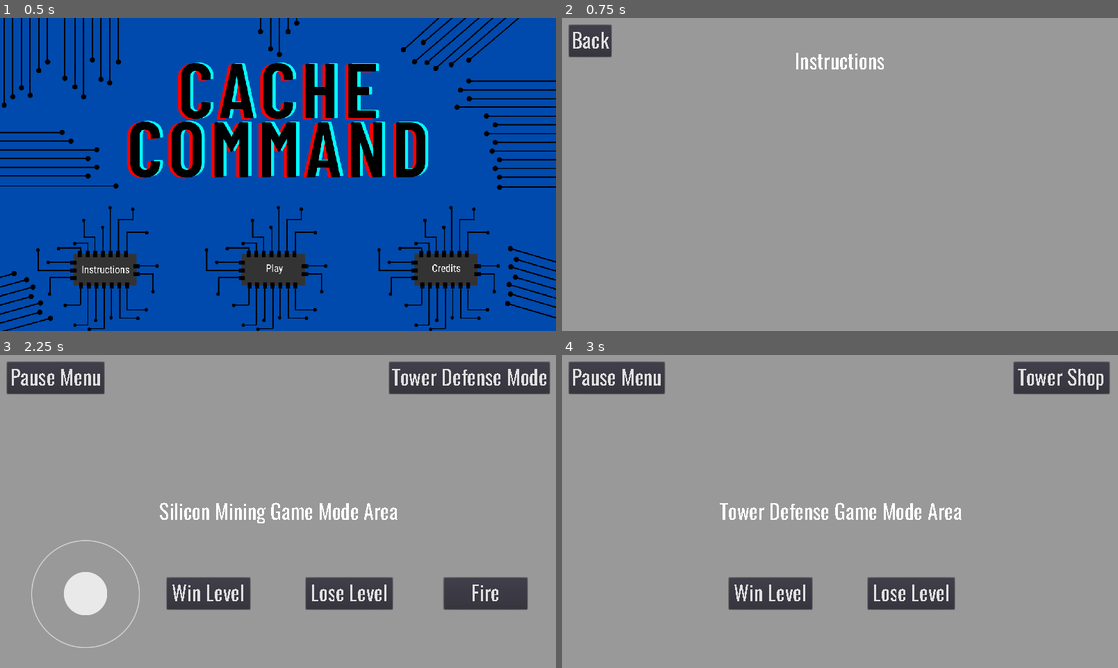
Above: before the commit, frames 1-4 (two rows, left to right).
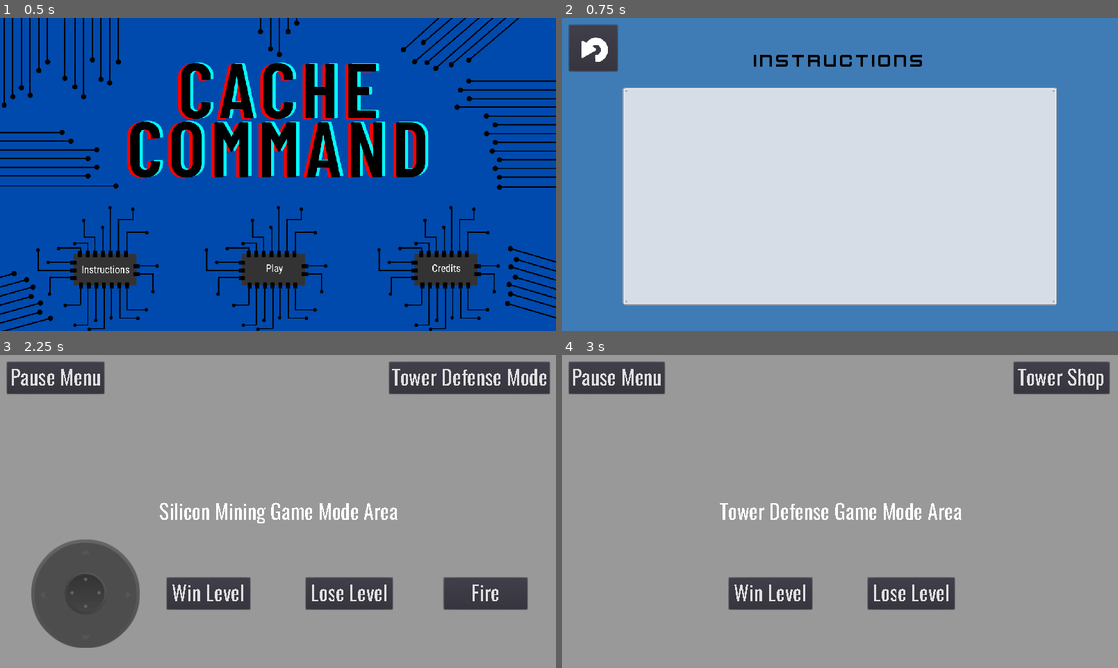
Above: after the commit, the same moments.

Repository: njrobbins/cache-command
Game: Godot game, scene res://Scenes/MainMenu.tscn
Two runs of this game, one before a commit and one after it. Both use one fixed random seed, a clock stepped at 60 frames per second and the inputs below.
Inputs (mouse positions are in pixels of both pictures, inside the frame that each line leads up to; where the layout moved, square brackets give the same spot in the first picture):
- Up to frame 1 (0.5 s): no input
- Up to frame 2 (0.75 s): click (667, 268) at 0.5 s
- Up to frame 3 (2.25 s): click (33, 386) [27, 376] at 1.25 s; click (272, 605) at 2 s
- Up to frame 4 (3 s): click "Tower Defense Mode" at 2.75 s

Frame 1 is identical in both runs. In frame 2, 99% of the frame differs, in the area x 0-100%, y 0-100%; in frame 3, 5.4%; in frame 4, nothing differs.

Commit message:
Updated graphics for credits, instructions, & joystick

Diff:
--- a/Scenes/Instructions.tscn
+++ b/Scenes/Instructions.tscn
@@ -1,7 +1,11 @@
-[gd_scene load_steps=3 format=2]
+[gd_scene load_steps=6 format=2]
 
-[ext_resource path="res://fonts/new_dynamicfont.tres" type="DynamicFont" id=1]
+[ext_resource path="res://Assets/return_icon.png" type="Texture" id=1]
 [ext_resource path="res://Scripts/MenuButtonHandler.gd" type="Script" id=2]
+[ext_resource path="res://fonts/kenvector_future.tres" type="DynamicFont" id=3]
+[ext_resource path="res://Assets/metal_panel.png" type="Texture" id=4]
+
+[sub_resource type="CanvasItemMaterial" id=1]
 
 [node name="Instructions" type="Control"]
 anchor_right = 1.0
@@ -14,18 +18,16 @@
 [node name="BackgroundColor" type="ColorRect" parent="."]
 margin_right = 1280.0
 margin_bottom = 720.0
-color = Color( 0.6, 0.6, 0.6, 1 )
+color = Color( 0.247059, 0.486275, 0.713726, 1 )
 __meta__ = {
 "_edit_use_anchors_": false
 }
 
 [node name="BackButton" type="Button" parent="."]
+material = SubResource( 1 )
 margin_left = 16.0
 margin_top = 16.0
-margin_right = 113.891
-margin_bottom = 88.0
-custom_fonts/font = ExtResource( 1 )
-text = "Back"
+icon = ExtResource( 1 )
 __meta__ = {
 "_edit_use_anchors_": false
 }
@@ -33,15 +35,30 @@
 [node name="InstructionsLabel" type="Label" parent="."]
 anchor_left = 0.5
 anchor_right = 0.5
-margin_left = -104.0
+margin_left = -208.0
 margin_top = 66.0
-margin_right = 104.0
+margin_right = 208.0
 margin_bottom = 132.0
-custom_fonts/font = ExtResource( 1 )
+custom_fonts/font = ExtResource( 3 )
+custom_colors/font_color = Color( 0, 0, 0, 1 )
 text = "Instructions"
 align = 1
 valign = 1
 __meta__ = {
 "_edit_use_anchors_": false
 }
+
+[node name="TextureRect" type="TextureRect" parent="."]
+anchor_left = 0.5
+anchor_top = 0.5
+anchor_right = 0.5
+anchor_bottom = 0.5
+margin_left = -500.0
+margin_top = -200.0
+margin_right = 500.0
+margin_bottom = 300.0
+texture = ExtResource( 4 )
+__meta__ = {
+"_edit_use_anchors_": false
+}
 [connection signal="pressed" from="BackButton" to="." method="_on_BackButton_pressed"]
--- a/Scenes/MainMenu.tscn
+++ b/Scenes/MainMenu.tscn
@@ -1,6 +1,6 @@
 [gd_scene load_steps=3 format=2]
 
-[ext_resource path="res://Assets/Cache-Command-main-menu.png" type="Texture" id=1]
+[ext_resource path="res://Assets/main_menu.png" type="Texture" id=1]
 [ext_resource path="res://Scripts/MenuButtonHandler.gd" type="Script" id=2]
 
 [node name="Menu" type="Control"]
@@ -37,6 +37,9 @@
 margin_top = -173.0
 margin_right = 64.0
 margin_bottom = -109.0
+__meta__ = {
+"_edit_use_anchors_": false
+}
 
 [node name="CreditsButton" type="TextureButton" parent="."]
 margin_left = 957.0
--- /dev/null
+++ b/fonts/kenvector_future.tres
@@ -0,0 +1,7 @@
+[gd_resource type="DynamicFont" load_steps=2 format=2]
+
+[ext_resource path="res://fonts/kenvector_future.ttf" type="DynamicFontData" id=1]
+
+[resource]
+size = 44
+font_data = ExtResource( 1 )
--- /dev/null
+++ b/fonts/kenvector_future_thin.tres
@@ -0,0 +1,7 @@
+[gd_resource type="DynamicFont" load_steps=2 format=2]
+
+[ext_resource path="res://fonts/kenvector_future_thin.ttf" type="DynamicFontData" id=1]
+
+[resource]
+size = 36
+font_data = ExtResource( 1 )
Renamed: Assets/Cache-Command-main-menu.png -> Assets/main_menu.png
Not shown, added: Assets/main_menu.png.import
Binary file added: Assets/metal_panel.png
Not shown, changed: Assets/metal_panel.png.import
Binary file added: Assets/return_icon.png
Not shown, added: Assets/return_icon.png.import
Not shown, added: Joystick/joystick_backgroud.png.import
Binary file changed: Joystick/joystick_background.png
Binary file changed: Joystick/joystick_circle.png
Binary file added: fonts/kenvector_future.ttf
Binary file added: fonts/kenvector_future_thin.ttf
